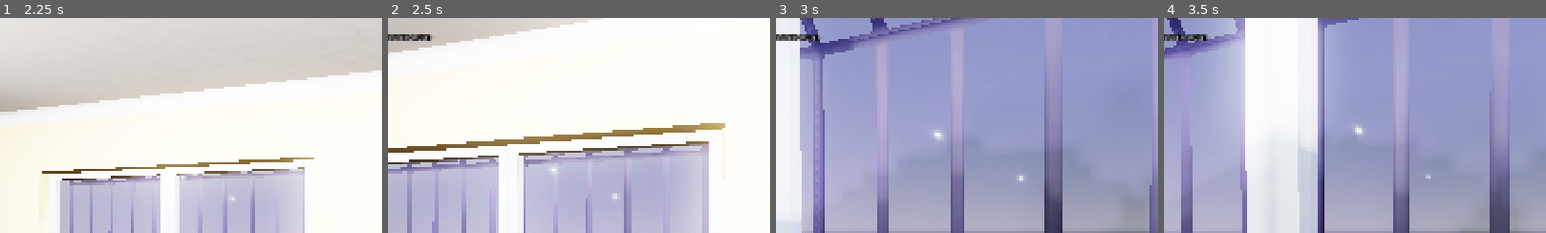
Above: before the commit, frames 1-4 (left to right).
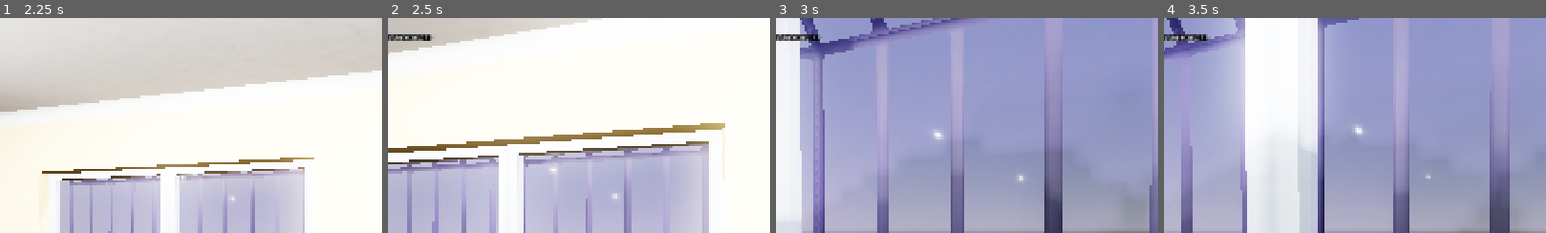
Above: after the commit, the same moments.

Repository: takanazwa5/ProjektMonopolowy
Game: Godot game, scene res://scenes/game/game.tscn
Two runs of this game, one before a commit and one after it. Both use one fixed random seed, a clock stepped at 60 frames per second and the inputs below.
Inputs (mouse positions are % of the whole screen's width and height, from its top left):
- Up to frame 1 (2.25 s): tap Enter at 0.5 s; move the mouse to (55, 50) at 0.52 s; hold E (interact) 0.53-1.28 s; hold W (walk_forward) from 0.53 s (still down); click (55, 50) at 0.67 s; move the mouse to (45, 50) at 1.27 s; tap Ctrl (crouch) at 1.35 s; tap E (interact) at 1.55 s; move the mouse to (52, 48) at 2.02 s; hold G (drop_item) from 2.03 s (still down)
- Up to frame 2 (2.5 s): keep holding W (walk_forward); keep holding G (drop_item); tap E (interact) at 2.3 s
- Up to frame 3 (3 s): keep holding W (walk_forward); move the mouse to (49, 52) at 2.77 s; release G (drop_item) at 2.78 s; tap E (interact) at 2.85 s; click (49, 52) at 2.92 s
- Up to frame 4 (3.5 s): keep holding W (walk_forward)
The pictures show only the part of the screen within x 15-65%, y 0-50%; the shares and areas given below are measured in that part.

Frame 1 is identical in both runs. In frame 2, 0.1% of the frame differs, in the area x 2-11%, y 7-11%; in frame 3, 0.1%; in frame 4, 0.2%.

Commit message:
Update item placement and reticle behavior
Removes interaction and tooltip metadata from items when placed on the counter and disables the reticle when an item is placed. Also connects the counter's item_placed signal to the reticle for improved HUD feedback.

Diff:
--- a/features/counter/counter.gd
+++ b/features/counter/counter.gd
@@ -64,6 +64,9 @@
 
 func _place_item_on_counter(item: Item) -> void:
 
+	item.remove_meta(&"can_interact")
+	item.remove_meta(&"reticle_tooltip")
+
 	var target: Marker3D
 	if item.data.type == ItemData.Type.SZLUGI:
 
@@ -86,4 +89,3 @@
 	await _move_item_to_target(item, target)
 	item_placed.emit(item.data)
 	item.reparent(_items)
-	item.set_script(null)
--- a/features/player/hud/reticle/reticle.gd
+++ b/features/player/hud/reticle/reticle.gd
@@ -32,6 +32,13 @@
 @onready var reticle_tooltip: Label = %ReticleTooltip
 
 
+func _ready() -> void:
+
+	var counter: Counter = get_tree().get_first_node_in_group(&"counter")
+	counter.item_placed.connect(_on_counter_item_placed)
+	# Don't really like this approach but have to live with it for now.
+
+
 func _draw() -> void:
 
 	if not _active:
@@ -41,3 +48,8 @@
 	else:
 
 		draw_circle(size / 2, RADIUS * 2, COLOR, false, 2.0, true)
+
+
+func _on_counter_item_placed(_item_data: ItemData) -> void:
+
+	_active = false
